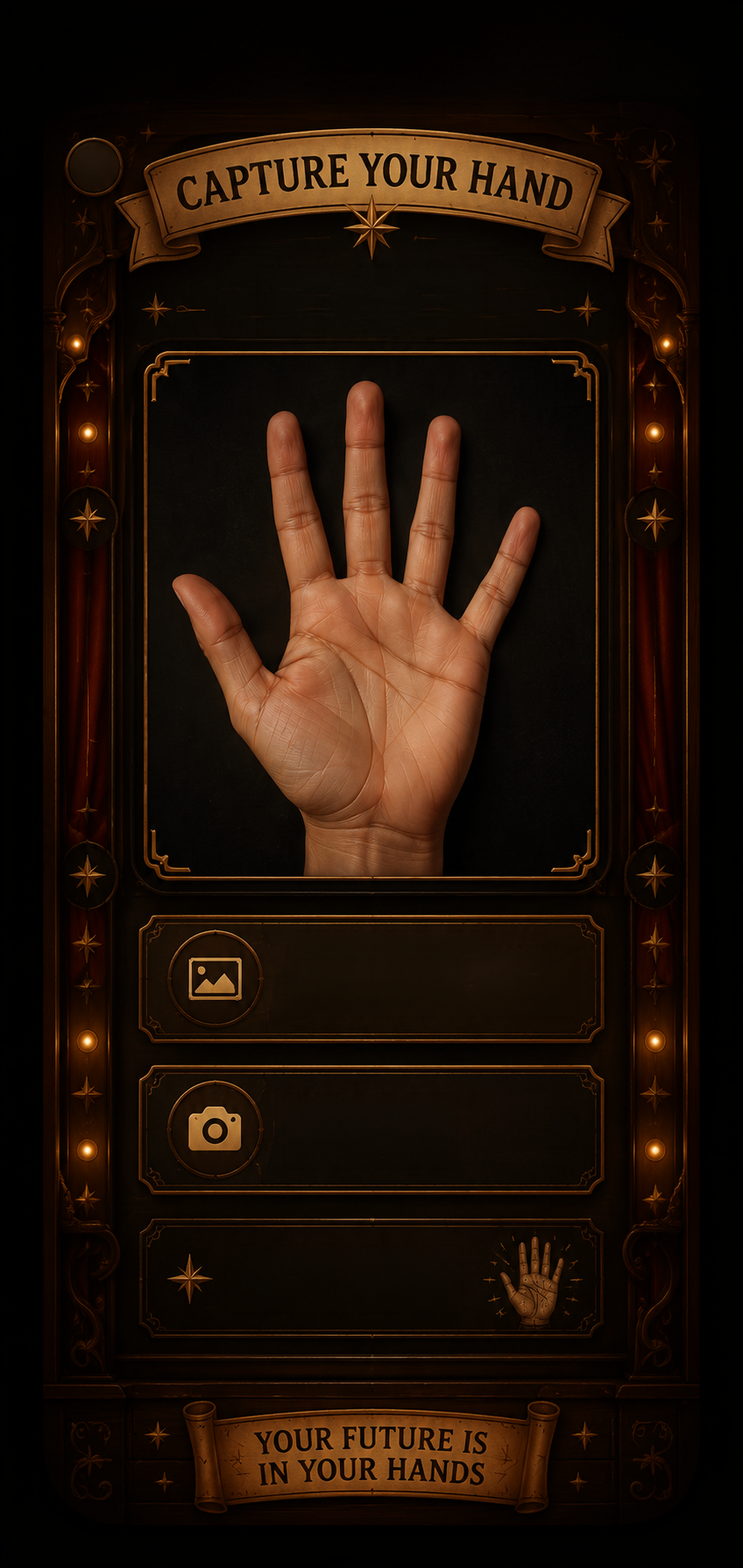
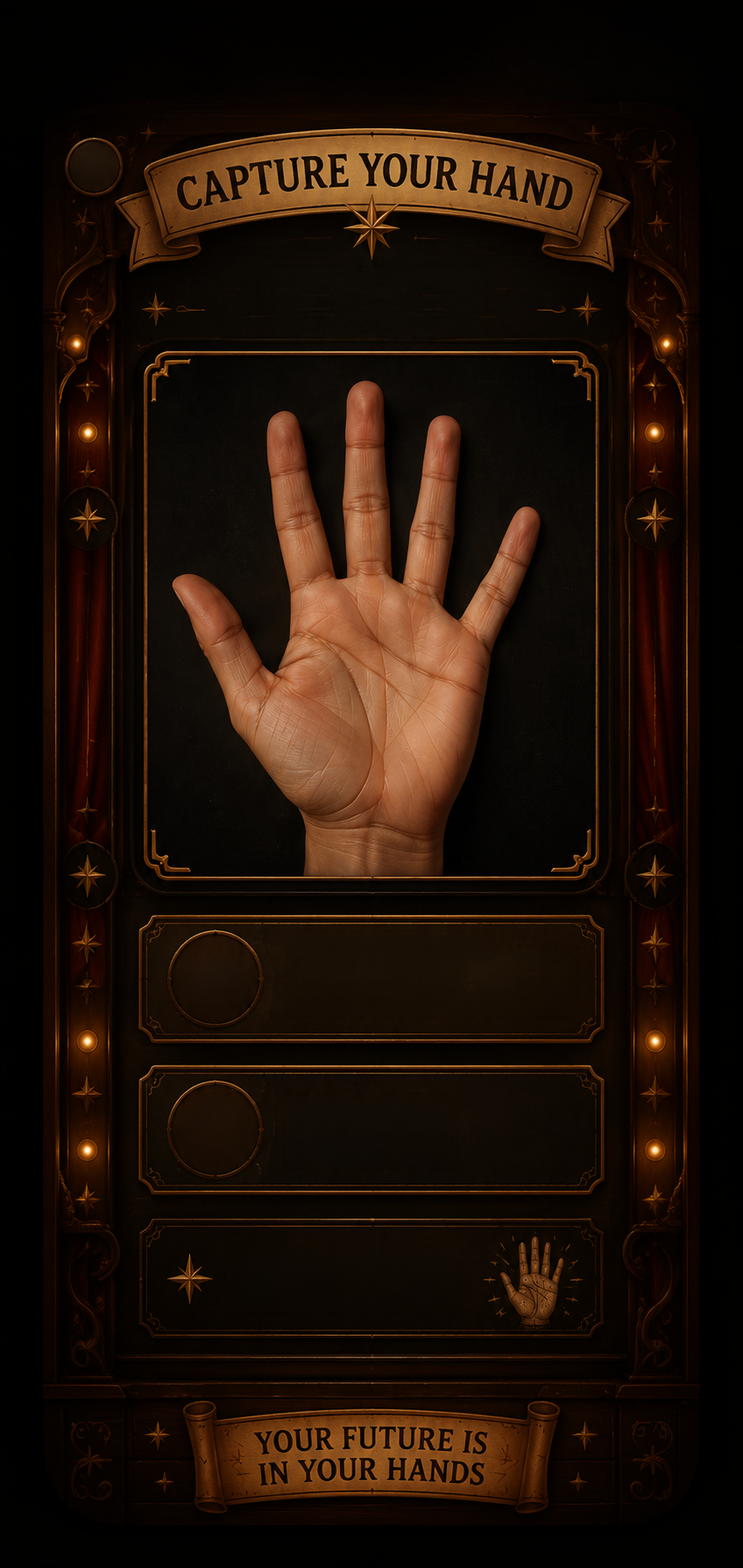
Layers edited between the first and the second 743x1568 image:
added layer "Remove tool edits 9" above "Remove tool edits 8" over box(179, 1094, 248, 1165)
added layer "Remove tool edits 8" above "Remove tool edits 7" over box(180, 954, 252, 1009)